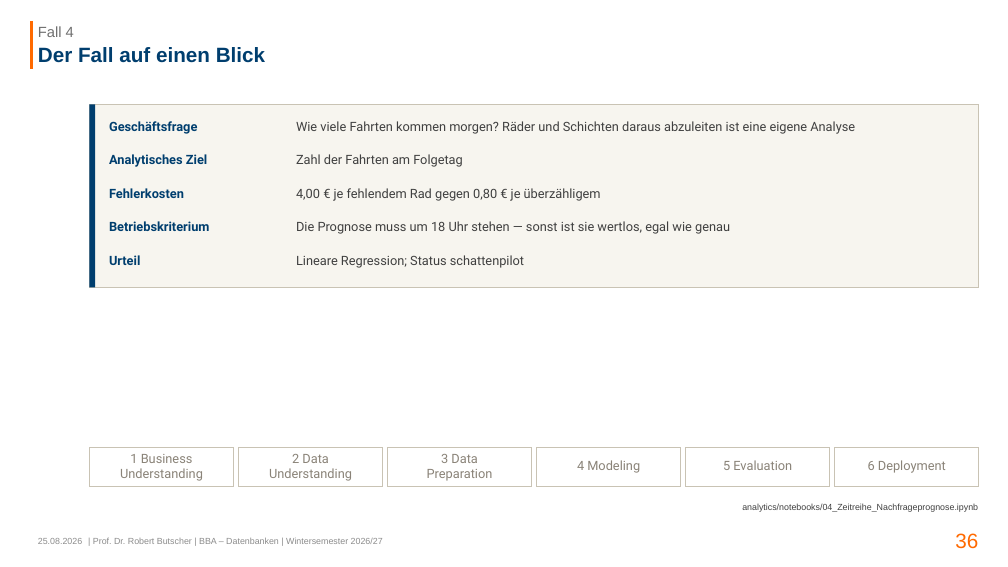
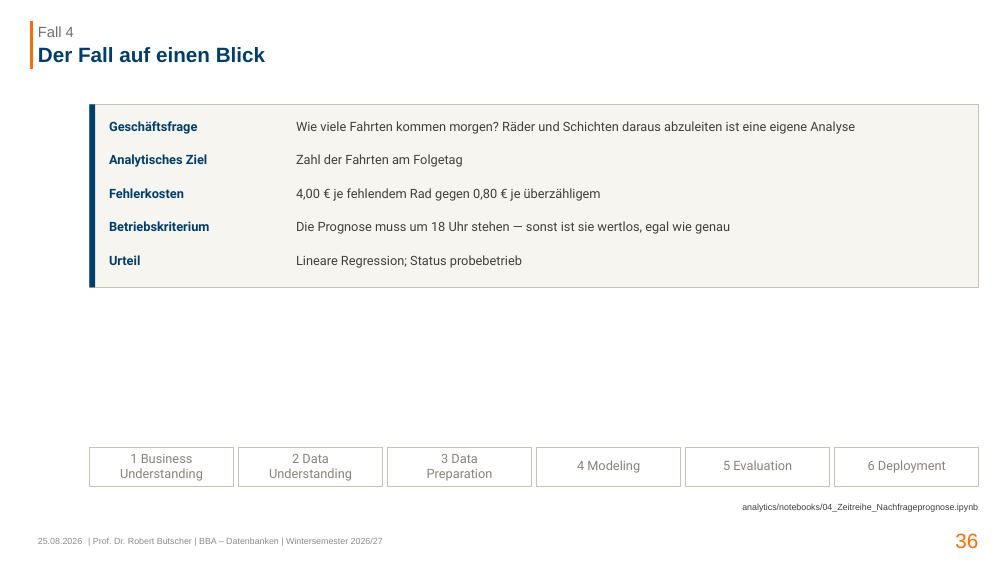
Before and after one commit to swrobuts/velocity-fallstudie, a slide deck: slide 36 of slides/velocity-crispdm.pptx. Drawn at 1008x567 pixels with LibreOffice and Linux fonts; fonts in the diff are those of the drawing. Boxes give left, top, right and bottom in pixels: in the first picture for what was removed or moved away, otherwise in the second. Text is boxed around its words. In the diff, an @@ line names an element or a change of style, - is before the commit and + after.

```diff
--- a/slides/velocity-crispdm.pptx
+++ b/slides/velocity-crispdm.pptx
@@ text at box(296, 255, 522, 268): text changed @@
-Lineare Regression; Status schattenpilot
+Lineare Regression; Status probebetrieb
```
Also in this commit, not shown: 1 other slide changed, 23 other files.
